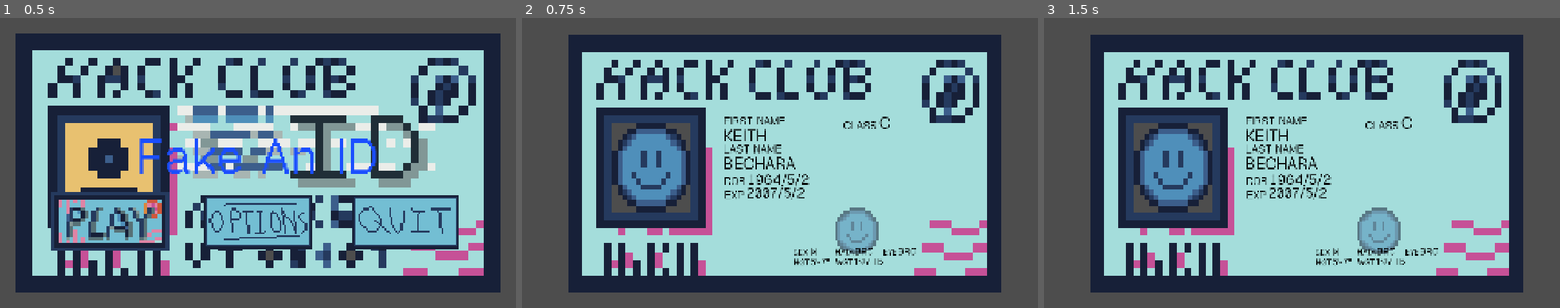
Above: before the commit, frames 1-3 (left to right).
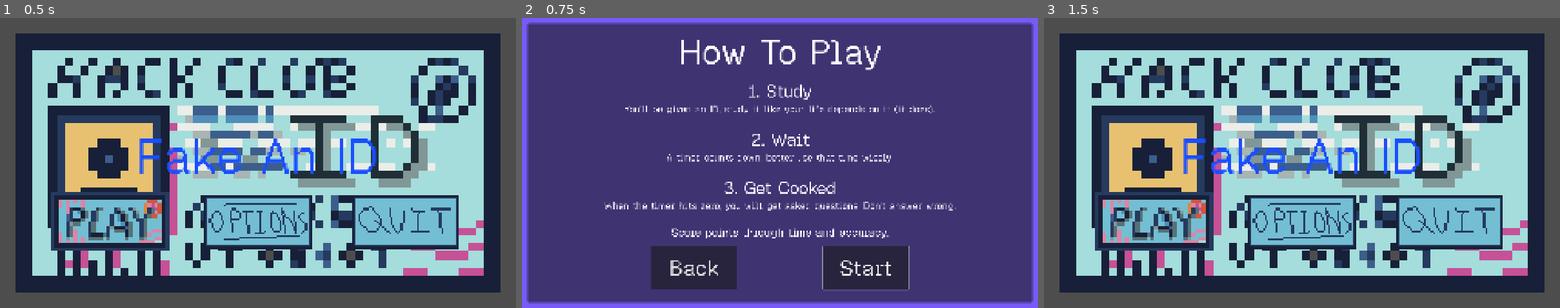
Above: after the commit, the same moments.

Repository: itstntcraft123/fake-an-id
Game: Godot game, scene res://scenes/main_menu.tscn
Same seed, same stepped clock (60 frames per second), same inputs: the game is played once before the commit and once after it.
Inputs (mouse positions are in pixels of both pictures, inside the frame that each line leads up to):
- Up to frame 1 (0.5 s): no input
- Up to frame 2 (0.75 s): click "[color=#ffffff00]> [/color][c…" at 0.5 s
- Up to frame 3 (1.5 s): click (1214, 267) at 1.25 s, where only the run after the commit has a clickable "Back"

Frame 1 is identical in both runs. In frame 2, 98% of the frame differs, in the area x 0-100%, y 0-100%; in frame 3, 50%.

Commit message:
initialized how to play screne

Diff:
--- /dev/null
+++ b/scenes/how_to_play.tscn
@@ -0,0 +1,98 @@
+[gd_scene format=3 uid="uid://cu7ybuxvrhbym"]
+
+[ext_resource type="Script" uid="uid://d2ssrw4nhgult" path="res://scripts/how_to_play.gd" id="1_d4i75"]
+[ext_resource type="FontFile" uid="uid://ctfx8b5m5dntu" path="res://GeistPixel.ttf" id="2_88ieg"]
+
+[node name="HowToPlay" type="Control" unique_id=282452302]
+layout_mode = 3
+anchors_preset = 15
+anchor_right = 1.0
+anchor_bottom = 1.0
+grow_horizontal = 2
+grow_vertical = 2
+script = ExtResource("1_d4i75")
+
+[node name="ColorRect" type="ColorRect" parent="." unique_id=107483280]
+layout_mode = 1
+anchors_preset = 15
+anchor_right = 1.0
+anchor_bottom = 1.0
+grow_horizontal = 2
+grow_vertical = 2
+color = Color(0.46666667, 0.3529412, 0.96862745, 1)
+
+[node name="CenterContainer" type="CenterContainer" parent="." unique_id=3239069]
+layout_mode = 1
+anchors_preset = 15
+anchor_right = 1.0
+anchor_bottom = 1.0
+grow_horizontal = 2
+grow_vertical = 2
+
+[node name="PanelContainer" type="PanelContainer" parent="CenterContainer" unique_id=20371083]
+custom_minimum_size = Vector2(1880, 1040)
+layout_mode = 2
+
+[node name="MarginContainer" type="MarginContainer" parent="CenterContainer/PanelContainer" unique_id=633952597]
+layout_mode = 2
+theme_override_constants/margin_left = 24
+theme_override_constants/margin_top = 24
+theme_override_constants/margin_right = 24
+theme_override_constants/margin_bottom = 24
+
+[node name="VBoxContainer" type="VBoxContainer" parent="CenterContainer/PanelContainer/MarginContainer" unique_id=2100122133]
+layout_mode = 2
+theme_override_constants/separation = 20
+
+[node name="TitleLabel" type="Label" parent="CenterContainer/PanelContainer/MarginContainer/VBoxContainer" unique_id=652220938]
+custom_minimum_size = Vector2(750, 150)
+layout_mode = 2
+theme_override_fonts/font = ExtResource("2_88ieg")
+theme_override_font_sizes/font_size = 128
+text = "How To Play"
+horizontal_alignment = 1
+
+[node name="Instructions" type="RichTextLabel" parent="CenterContainer/PanelContainer/MarginContainer/VBoxContainer" unique_id=1098410656]
+unique_name_in_owner = true
+custom_minimum_size = Vector2(700, 600)
+layout_mode = 2
+theme_override_fonts/normal_font = ExtResource("2_88ieg")
+theme_override_fonts/bold_font = ExtResource("2_88ieg")
+theme_override_fonts/bold_italics_font = ExtResource("2_88ieg")
+theme_override_fonts/italics_font = ExtResource("2_88ieg")
+theme_override_font_sizes/normal_font_size = 36
+theme_override_font_sizes/bold_font_size = 64
+theme_override_font_sizes/bold_italics_font_size = 42
+theme_override_font_sizes/italics_font_size = 16
+bbcode_enabled = true
+text = "[center][b]1. Study[/b]
+You'll be given an ID, study it like your life depends on it (it does).
+[font_size=2] [/font_size]
+[b]2. Wait[/b]
+A timer counts down, better use that time wisely.
+
+[b]3. Get Cooked[/b]
+When the timer hits zero, you will get asked questions. Don't answer wrong.
+
+[b][i]Score points through time and accuracy.[/i][/b]"
+
+[node name="HBoxContainer" type="HBoxContainer" parent="CenterContainer/PanelContainer/MarginContainer/VBoxContainer" unique_id=599726139]
+layout_mode = 2
+theme_override_constants/separation = 320
+alignment = 1
+
+[node name="BackButton" type="Button" parent="CenterContainer/PanelContainer/MarginContainer/VBoxContainer/HBoxContainer" unique_id=1471023887]
+unique_name_in_owner = true
+custom_minimum_size = Vector2(320, 160)
+layout_mode = 2
+theme_override_fonts/font = ExtResource("2_88ieg")
+theme_override_font_sizes/font_size = 80
+text = "Back"
+
+[node name="StartButton" type="Button" parent="CenterContainer/PanelContainer/MarginContainer/VBoxContainer/HBoxContainer" unique_id=1259044059]
+unique_name_in_owner = true
+custom_minimum_size = Vector2(320, 160)
+layout_mode = 2
+theme_override_fonts/font = ExtResource("2_88ieg")
+theme_override_font_sizes/font_size = 80
+text = "Start"
--- /dev/null
+++ b/scripts/how_to_play.gd
@@ -0,0 +1,23 @@
+extends Control
+
+@onready var instructions: RichTextLabel = %Instructions
+@onready var start_button: Button = %StartButton
+@onready var back_button: Button = %BackButton
+
+
+# Called when the node enters the scene tree for the first time.
+func _ready() -> void:
+	start_button.pressed.connect(_on_start_pressed)
+	back_button.pressed.connect(_on_back_presed)
+	start_button.grab_focus()
+
+
+func _on_start_pressed() -> void:
+	get_tree().change_scene_to_file("res://scenes/game.tscn")
+
+func _on_back_presed() -> void:
+	get_tree().change_scene_to_file("res://scenes/main_menu.tscn")
+
+# Called every frame. 'delta' is the elapsed time since the previous frame.
+func _process(delta: float) -> void:
+	pass
--- a/scripts/main_menu.gd
+++ b/scripts/main_menu.gd
@@ -9,7 +9,8 @@
 func _on_select_menu_selected(_index: int, item: Control) -> void:
 	match item.name:
 		"Start":
-			get_tree().change_scene_to_file("res://scenes/game.tscn")
+			get_tree().change_scene_to_file("res://scenes/how_to_play.tscn")
+			# get_tree().change_scene_to_file("res://scenes/game.tscn")
 		"Options":
 			#print("item: ", item) # debugging
 			Utils.switch_scene_as_child(self, "res://scenes/options.tscn", item, [$MarginContainer, $TextureRect])
Not shown, added: scripts/how_to_play.gd.uid
